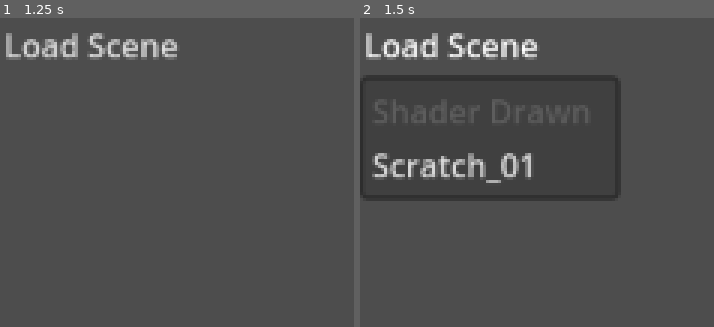
Above: before the commit, frames 1-2 (left to right).
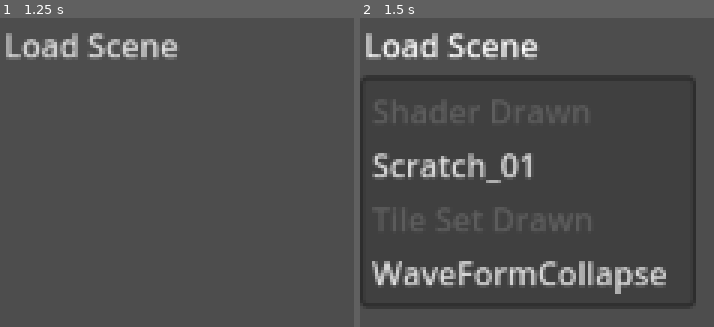
Above: after the commit, the same moments.

Repository: MichaelReel/2DMapGen_2024
Game: Godot game, scene res://main.tscn
The game is run twice, just before and just after one commit, with the same random seed, the same clock (stepped at 60 frames per second) and the same inputs.
Inputs:
- Up to frame 1 (1.25 s): tap Enter at 0.5 s
- Up to frame 2 (1.5 s): click "Load Scene" at 1.25 s

Frame 1 is identical in both runs. In frame 2, 5.4% of the frame differs, in the area x 0-95%, y 18-94%.

Commit message:
Added a very basic waveform collapse example

Diff:
--- a/MenuButton.gd
+++ b/MenuButton.gd
@@ -4,6 +4,7 @@
 	"Pixel Drawn" : "res://PixelDrawn",
 	"Vector Drawn" : "res://VectorDrawn",
 	"Shader Drawn" : "res://ShaderDrawn",
+	"Tile Set Drawn" : "res://TileSetDrawn",
 }
 
 @onready var display_node := %DisplayControl
--- /dev/null
+++ b/TileSetDrawn/WaveFormCollapse.tscn
@@ -0,0 +1,11 @@
+[gd_scene load_steps=3 format=3 uid="uid://cskbyx4diy3tk"]
+
+[ext_resource type="TileSet" uid="uid://luxeinsgvmd6" path="res://TileSetDrawn/WaveFormCollapse/tiles-0001_set.tres" id="1_f6lst"]
+[ext_resource type="Script" path="res://TileSetDrawn/WaveFormCollapse/WFCTileMap.gd" id="2_ldlnf"]
+
+[node name="WaveFormCollapse" type="Node2D"]
+
+[node name="TileMap" type="TileMap" parent="."]
+tile_set = ExtResource("1_f6lst")
+format = 2
+script = ExtResource("2_ldlnf")
--- /dev/null
+++ b/TileSetDrawn/WaveFormCollapse/WFCTileMap.gd
@@ -0,0 +1,317 @@
+extends TileMap
+
+
+@export var _tile_generation_area := Rect2i(Vector2i(1,1), Vector2i(35, 22))
+@export var _seed : int = 0
+
+@onready var _tile_connection_mappings := _get_tile_valid_neighbours_map()
+
+var _tiles: Array[Array]
+var _rng: RandomNumberGenerator
+var _tile_front: Dictionary  # Dictionary[String, Array[TileOptions]]
+
+class TileOptions:
+	var pos: Vector2i
+	var options: Array
+
+	func _init(p:Vector2i, o: Array) -> void:
+		self.pos = p
+		self.options = o
+
+# Called when the node enters the scene tree for the first time.
+func _ready() -> void:
+	_rng = RandomNumberGenerator.new()
+	_rng.seed = _seed
+
+	_tiles = _get_empty_tiles_area(_tile_generation_area, _tile_connection_mappings)
+	_resolve_a_random_tile(_tiles, _tile_connection_mappings, _tile_generation_area, _rng)
+	while not _tile_front.is_empty():
+		_resolve_the_lowest_option_tile(_tiles, _tile_connection_mappings, _tile_generation_area, _rng)
+
+#region COLLAPSING THE WAVE
+
+func _resolve_a_random_tile(
+	tiles: Array[Array],  # Array[Array[TileOptions]]
+	tile_connection_mappings: Dictionary,
+	tile_generation_area: Rect2i,
+	rng: RandomNumberGenerator
+) -> void:
+	var y := rng.randi_range(0, len(tiles) - 1)
+	var pos := Vector2i(rng.randi_range(0, len(tiles[y]) - 1), y)
+
+	_tile_front = _resolve_tile_to_an_option(
+		pos, tiles, tile_connection_mappings, tile_generation_area, rng
+	)
+
+func _resolve_the_lowest_option_tile(
+	tiles: Array[Array],  # Array[Array[TileOptions]]
+	tile_connection_mappings: Dictionary,
+	tile_generation_area: Rect2i,
+	rng: RandomNumberGenerator
+) -> void:
+	"""Pick a tile with the lowest options for selection and pick a random option"""
+	# Order the tile front by available options per tile
+	var tile_front_positions := _tile_front.keys()
+	tile_front_positions.sort_custom(
+		func(a: Vector2i, b: Vector2i) -> bool: return len(_tile_front[a].options) < len(_tile_front[b].options)
+	)
+
+	# Pick the first tile and collapse the waveform
+	var pos: Vector2i = tile_front_positions.front()
+	var tile_front_new := _resolve_tile_to_an_option(pos, tiles, tile_connection_mappings, tile_generation_area, rng)
+
+	# Add any new tiles to the tile front
+	for front_tile in tile_front_new.keys():
+		if not _tile_front.has(front_tile):
+			_tile_front[front_tile] = tile_front_new[front_tile]
+
+	# Remove the picked tile from the _tile_front
+	_tile_front.erase(pos)
+
+func _resolve_tile_to_an_option(
+	pos: Vector2i,
+	tiles: Array[Array],  # Array[Array[TileOptions]]
+	tile_connection_mappings: Dictionary,
+	tile_generation_area: Rect2i,
+	rng: RandomNumberGenerator
+) -> Dictionary:  # Dictionary[Vector2i, TileOptions]:
+	var tile_options: TileOptions = tiles[pos.y][pos.x]
+	var available_options: Array = tile_options.options
+	var option: String = available_options[rng.randi_range(0, len(available_options) - 1)]
+
+	return _collapse_wave_on_tile(
+		pos, option, tiles, tile_connection_mappings, tile_generation_area
+	)
+
+func _collapse_wave_on_tile(
+	pos: Vector2i,
+	option: String,
+	tiles: Array[Array],
+	tile_connection_mappings: Dictionary,
+	tile_generation_area: Rect2i,
+) -> Dictionary:  # Dictionary[Vector2i, TileOptions]
+	"""
+	Collapse the tile at pos to the choosen option, update neighbours and
+	return neighbours updated indexed by remaining options
+	"""
+	var updates: Dictionary = {}
+
+	# Set the tile to the correct tile from the tile atlas
+	var tile_set_coord: Vector2i = tile_connection_mappings["tiles_by_name"][option]
+	var tile_options: TileOptions = tiles[pos.y][pos.x]
+	set_cell(0, tile_options.pos, 0, tile_set_coord)
+
+	# Update the nearby tiles to reduce options and add to the return list
+	var viable_link_map: Dictionary = tile_connection_mappings["valid_neighbours"][option]
+	for dir in [Vector2i.UP, Vector2i.DOWN, Vector2i.LEFT, Vector2i.RIGHT]:
+		var neighbour: Object = _update_options_in_dir(pos, dir, tiles, tile_generation_area, viable_link_map)
+		if neighbour:
+			updates[pos + dir] = neighbour
+
+	# Reduce the options on this tile to none
+	tile_options.options = []
+
+	return updates
+
+func _update_options_in_dir(
+	pos: Vector2i,
+	dir: Vector2i,
+	tiles: Array[Array],
+	tile_generation_area: Rect2i,
+	viable_link_map: Dictionary,
+) -> Object:  # TileOptions | null
+	"""
+	Check the tile options in the given dir and intersect them with the options
+	allowed by the current tile and the newly updated pos
+	"""
+	var neighbour := pos + dir
+	# Check we have the neighbour in the tile
+	if neighbour.y < 0 or neighbour.x < 0 or neighbour.y >= len(tiles) or neighbour.x >= len(tiles[neighbour.y]):
+		return null
+
+	var neighbour_tile_options: TileOptions = tiles[neighbour.y][neighbour.x]
+
+	# The following *should* be covered by the check in the tiles table above:
+	#if not tile_generation_area.has_point(neighbour_tile_options.pos):
+		#return null
+
+	if neighbour_tile_options.options.is_empty():
+		return null
+
+	# Limit the tile options and add to the updates list
+	var current_options: Array = neighbour_tile_options.options
+	var viable_links: Array = viable_link_map[dir]
+	neighbour_tile_options.options = current_options.filter(func(t: String) -> bool: return viable_links.has(t))
+
+	return neighbour_tile_options
+
+#endregion
+
+#region TILE AREA SETUP
+
+func _get_empty_tiles_area(tile_generation_area: Rect2i, tile_connection_mappings: Dictionary) -> Array[Array]:
+	"""Setup the tiles with nothing defined, all tiles have all possibilities"""
+
+	# Get all_the_options for each tile
+	var name_to_tile_map: Dictionary = tile_connection_mappings["tiles_by_name"]
+	var all_options: Array = name_to_tile_map.keys()
+
+	# Setup a grid with all options in each cell
+	var tiles: Array[Array] = []
+	for y in range(tile_generation_area.position.y, tile_generation_area.end.y + 1):
+		var tile_row : Array[TileOptions] = []
+		for x in range(tile_generation_area.position.x, tile_generation_area.end.x + 1):
+			var tile_options: TileOptions = TileOptions.new(Vector2i(x, y), all_options.duplicate())
+			tile_row.append(tile_options)
+		tiles.append(tile_row)
+
+	return tiles
+
+#endregion
+
+#region TILE WAVE PROPERTIES
+
+# Hard coded tile connections
+# Could instead be created using the waveform collapse plugin
+
+func _get_tile_valid_neighbours_map() -> Dictionary:
+	# Give the tiles a name, just to make the referencing easier
+	var tiles_by_name: Dictionary = {
+		"grass": Vector2i(0, 0),
+		"track_TB": Vector2i(1, 0),
+		"track_TBLR": Vector2i(2, 0),
+		"track_LR": Vector2i(3, 0),
+		"track_BLR": Vector2i(0, 1),
+		"track_TLR": Vector2i(1, 1),
+		"track_TBL": Vector2i(2, 1),
+		"track_TBR": Vector2i(3, 1),
+		"track_TR": Vector2i(0, 2),
+		"track_TL": Vector2i(1, 2),
+		"track_BR": Vector2i(2, 2),
+		"track_BL": Vector2i(3, 2),
+		"track_T": Vector2i(0, 3),
+		"track_L": Vector2i(1, 3),
+		"track_R": Vector2i(2, 3),
+		"track_B": Vector2i(3, 3),
+	}
+
+	# Define lists of tiles that can (and can't) be connected to from below (B)
+	var up_tracks := ["track_TB", "track_TBLR", "track_BLR", "track_TBL", "track_TBR", "track_BR", "track_BL", "track_B"]
+	var non_up_tracks := ["grass", "track_LR", "track_TLR", "track_TR", "track_TL", "track_T", "track_L", "track_R"]
+
+	# Define lists of tiles that can (and can't) be connected to from above (T)
+	var down_tracks := ["track_TB", "track_TBLR", "track_TLR", "track_TBL", "track_TBR", "track_TR", "track_TL", "track_T"]
+	var non_down_tracks := ["grass", "track_LR", "track_BLR", "track_BR", "track_BL", "track_L", "track_R", "track_B"]
+
+	# Define lists of tiles that can (and can't) be connected to from the right (R)
+	var left_tracks := ["track_TBLR", "track_LR", "track_BLR", "track_TLR", "track_TBR", "track_TR", "track_BR", "track_R"]
+	var non_left_tracks := ["grass", "track_TB", "track_TBL", "track_TL", "track_BL", "track_T", "track_L", "track_B"]
+
+	# Define lists of tiles that can (and can't) be connected to from the left (L)
+	var right_tracks := ["track_TBLR", "track_LR", "track_BLR", "track_TLR", "track_TBL", "track_TL", "track_BL", "track_L"]
+	var non_right_tracks := ["grass", "track_TB", "track_TBR", "track_TR", "track_BR", "track_T", "track_R", "track_B"]
+
+	# Define and return the valid neighbours
+	return {
+		"tiles_by_name": tiles_by_name,
+		"valid_neighbours": {
+			"grass": {
+				Vector2i.UP: non_up_tracks,
+				Vector2i.DOWN: non_down_tracks,
+				Vector2i.LEFT: non_left_tracks,
+				Vector2i.RIGHT: non_right_tracks,
+			},
+			"track_TB": {
+				Vector2i.UP: up_tracks,
+				Vector2i.DOWN: down_tracks,
+				Vector2i.LEFT: non_left_tracks,
+				Vector2i.RIGHT: non_right_tracks,
+			},
+			"track_TBLR": {
+				Vector2i.UP: up_tracks,
+				Vector2i.DOWN: down_tracks,
+				Vector2i.LEFT: left_tracks,
+				Vector2i.RIGHT: right_tracks,
+			},
+			"track_LR": {
+				Vector2i.UP: non_up_tracks,
+				Vector2i.DOWN: non_down_tracks,
+				Vector2i.LEFT: left_tracks,
+				Vector2i.RIGHT: right_tracks,
+			},
+			"track_BLR": {
+				Vector2i.UP: non_up_tracks,
+				Vector2i.DOWN: down_tracks,
+				Vector2i.LEFT: left_tracks,
+				Vector2i.RIGHT: right_tracks,
+			},
+			"track_TLR": {
+				Vector2i.UP: up_tracks,
+				Vector2i.DOWN: non_down_tracks,
+				Vector2i.LEFT: left_tracks,
+				Vector2i.RIGHT: right_tracks,
+			},
+			"track_TBL": {
+				Vector2i.UP: up_tracks,
+				Vector2i.DOWN: down_tracks,
+				Vector2i.LEFT: left_tracks,
+				Vector2i.RIGHT: non_right_tracks,
+			},
+			"track_TBR": {
+				Vector2i.UP: up_tracks,
+				Vector2i.DOWN: down_tracks,
+				Vector2i.LEFT: non_left_tracks,
+				Vector2i.RIGHT: right_tracks,
+			},
+			"track_TR": {
+				Vector2i.UP: up_tracks,
+				Vector2i.DOWN: non_down_tracks,
+				Vector2i.LEFT: non_left_tracks,
+				Vector2i.RIGHT: right_tracks,
+			},
+			"track_TL": {
+				Vector2i.UP: up_tracks,
+				Vector2i.DOWN: non_down_tracks,
+				Vector2i.LEFT: left_tracks,
+				Vector2i.RIGHT: non_right_tracks,
+			},
+			"track_BR": {
+				Vector2i.UP: non_up_tracks,
+				Vector2i.DOWN: down_tracks,
+				Vector2i.LEFT: non_left_tracks,
+				Vector2i.RIGHT: right_tracks,
+			},
+			"track_BL": {
+				Vector2i.UP: non_up_tracks,
+				Vector2i.DOWN: down_tracks,
+				Vector2i.LEFT: left_tracks,
+				Vector2i.RIGHT: non_right_tracks,
+			},
+			"track_T": {
+				Vector2i.UP: up_tracks,
+				Vector2i.DOWN: non_down_tracks,
+				Vector2i.LEFT: non_left_tracks,
+				Vector2i.RIGHT: non_right_tracks,
+			},
+			"track_L": {
+				Vector2i.UP: non_up_tracks,
+				Vector2i.DOWN: non_down_tracks,
+				Vector2i.LEFT: left_tracks,
+				Vector2i.RIGHT: non_right_tracks,
+			},
+			"track_R": {
+				Vector2i.UP: non_up_tracks,
+				Vector2i.DOWN: non_down_tracks,
+				Vector2i.LEFT: non_left_tracks,
+				Vector2i.RIGHT: right_tracks,
+			},
+			"track_B": {
+				Vector2i.UP: non_up_tracks,
+				Vector2i.DOWN: down_tracks,
+				Vector2i.LEFT: non_left_tracks,
+				Vector2i.RIGHT: non_right_tracks,
+			},
+		}
+	}
+
+#endregion
--- /dev/null
+++ b/TileSetDrawn/WaveFormCollapse/tiles-0001_set.tres
@@ -0,0 +1,27 @@
+[gd_resource type="TileSet" load_steps=3 format=3 uid="uid://luxeinsgvmd6"]
+
+[ext_resource type="Texture2D" uid="uid://716c6p157jyk" path="res://TileSetDrawn/WaveFormCollapse/tiles-0001.png" id="1_88wd8"]
+
+[sub_resource type="TileSetAtlasSource" id="TileSetAtlasSource_siy5s"]
+texture = ExtResource("1_88wd8")
+texture_region_size = Vector2i(32, 32)
+0:0/0 = 0
+1:0/0 = 0
+2:0/0 = 0
+3:0/0 = 0
+0:1/0 = 0
+1:1/0 = 0
+2:1/0 = 0
+3:1/0 = 0
+0:2/0 = 0
+1:2/0 = 0
+2:2/0 = 0
+3:2/0 = 0
+0:3/0 = 0
+1:3/0 = 0
+2:3/0 = 0
+3:3/0 = 0
+
+[resource]
+tile_size = Vector2i(32, 32)
+sources/0 = SubResource("TileSetAtlasSource_siy5s")
--- a/project.godot
+++ b/project.godot
@@ -15,7 +15,20 @@
 config/features=PackedStringArray("4.2", "Forward Plus")
 config/icon="res://icon.svg"
 
+[debug]
+
+gdscript/warnings/untyped_declaration=1
+gdscript/warnings/unsafe_property_access=1
+gdscript/warnings/unsafe_method_access=1
+gdscript/warnings/unsafe_cast=1
+gdscript/warnings/unsafe_call_argument=1
+gdscript/warnings/integer_division=0
+
 [display]
 
 window/size/viewport_width=1200
 window/size/viewport_height=800
+
+[rendering]
+
+textures/canvas_textures/default_texture_filter=0
Binary file added: TileSetDrawn/WaveFormCollapse/tile-0001.aseprite
Binary file added: TileSetDrawn/WaveFormCollapse/tiles-0001.png
Not shown, added: TileSetDrawn/WaveFormCollapse/tiles-0001.png.import
